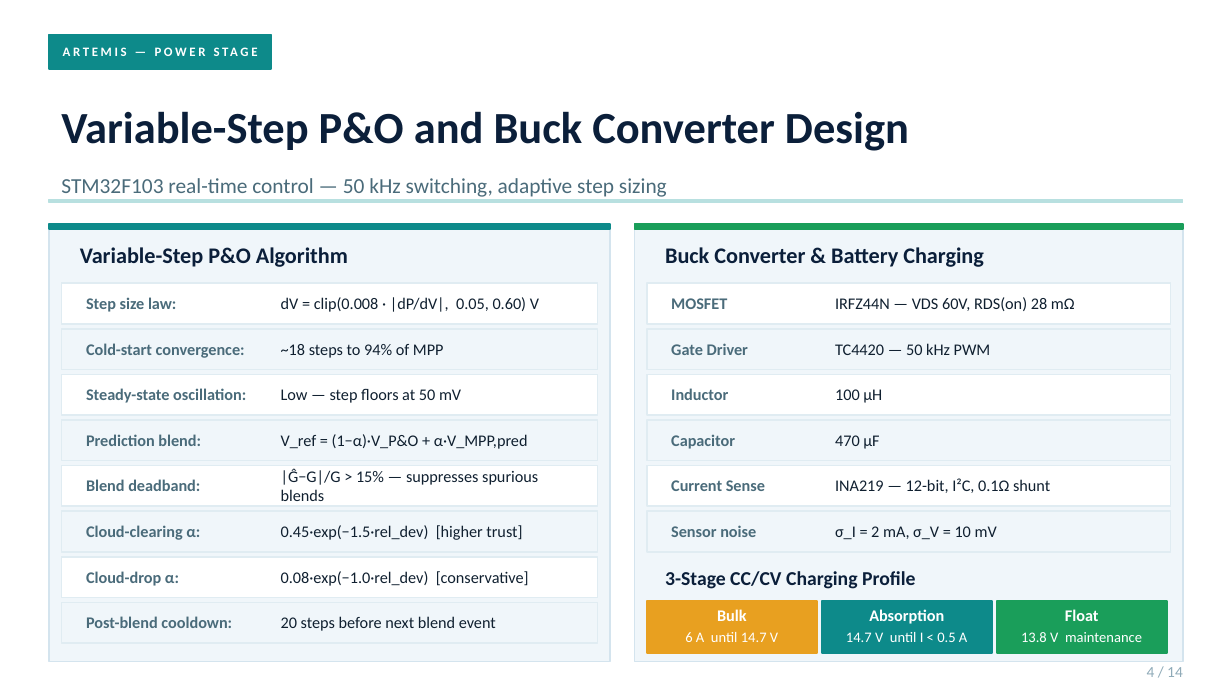
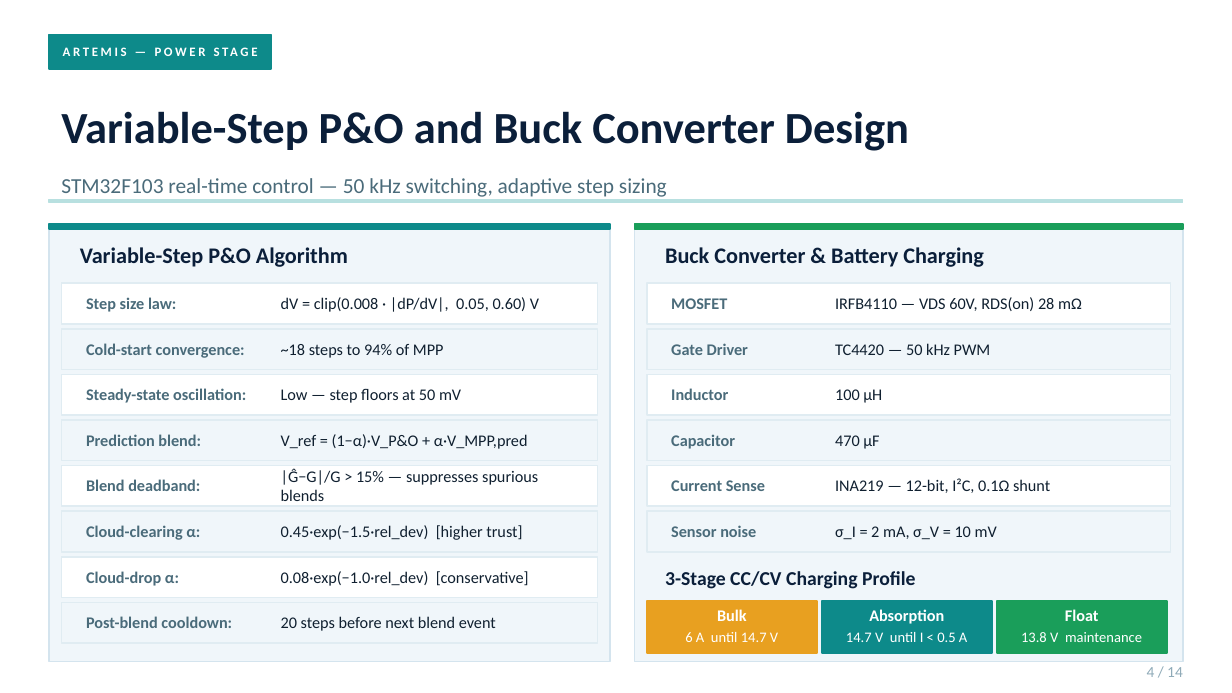
Before and after one commit to touhidsiddiqueeraj-bit/artemis-helios, a slide deck: slide 4 of Docs/Presentation/Helios_Artemis_Detailed.pptx. Drawn at 1232x693 pixels with LibreOffice and Linux fonts; fonts in the diff are those of the drawing. Boxes give left, top, right and bottom in pixels: in the first picture for what was removed or moved away, otherwise in the second. Text is boxed around its words. In the diff, an @@ line names an element or a change of style, - is before the commit and + after.

```diff
--- a/Docs/Presentation/Helios_Artemis_Detailed.pptx
+++ b/Docs/Presentation/Helios_Artemis_Detailed.pptx
@@ text at [835, 297, 1082, 311]: text changed @@
-IRFZ44N — VDS 60V, RDS(on) 28 mΩ
+IRFB4110 — VDS 60V, RDS(on) 28 mΩ
```
Also in this commit, not shown: 5 other slides changed, 44 other files.
